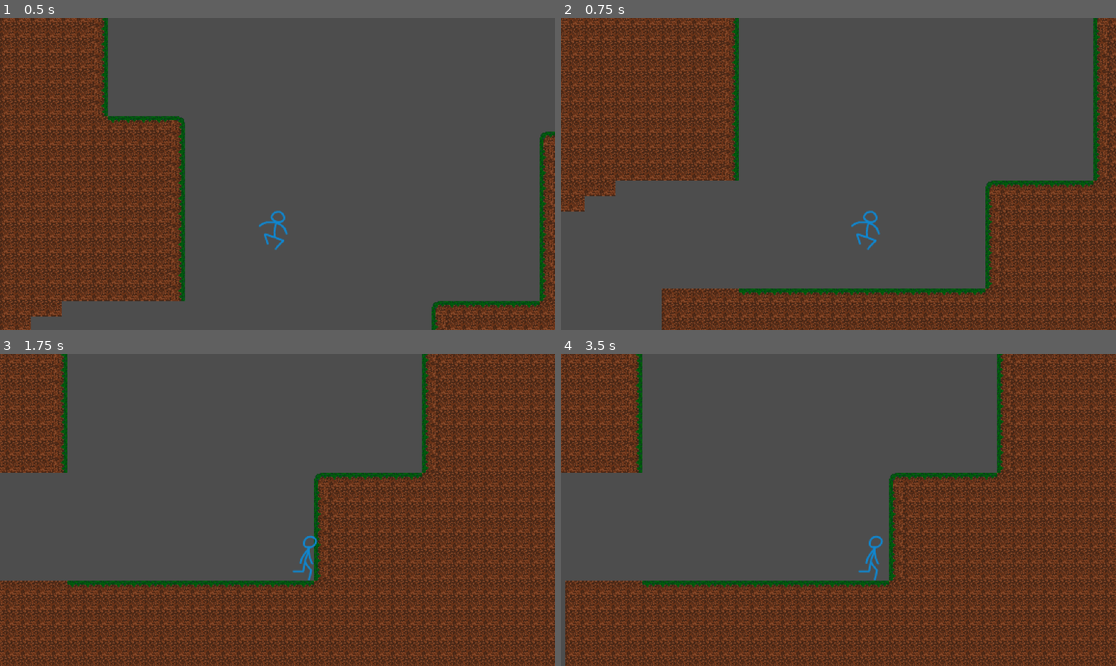
Above: before the commit, frames 1-4 (two rows, left to right).
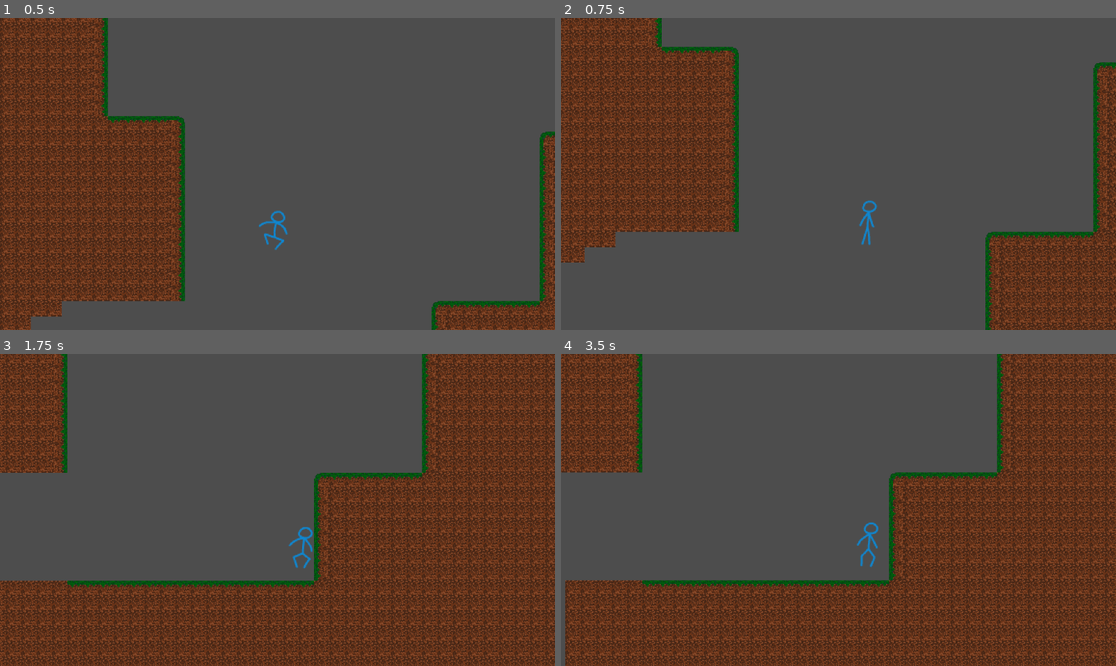
Above: after the commit, the same moments.

Repository: Chaotic-Legend/Silksong-Movement-Tutorial
Game: Godot game, scene res://assets/scenes/levels/pixel_level.tscn
Same seed, same stepped clock (60 frames per second), same inputs: the game is played once before the commit and once after it.
Inputs:
- Up to frame 1 (0.5 s): no input
- Up to frame 2 (0.75 s): hold D (move_right) from 0.53 s (still down); tap Space (jump) at 0.6 s
- Up to frame 3 (1.75 s): keep holding D (move_right); tap Space (jump) at 0.77, 1.07, 1.35, 1.52 s
- Up to frame 4 (3.5 s): tap Space (jump) at 1.82, 2.1, 2.85, 3.02, 3.32 s; release D (move_right) at 2.03 s; hold A (move_left) 2.03-2.78 s; hold D (move_right) from 2.78 s (still down)

Frame 1 is identical in both runs. In frame 2, 30% of the frame differs, in the area x 0-100%, y 0-100%; in frame 3, 0.3%; in frame 4, 9.4%.

Commit message:
Updated the script to implement the float state.

Diff:
--- a/assets/prefabs/player/player_controller(pixel).tscn
+++ b/assets/prefabs/player/player_controller(pixel).tscn
@@ -496,3 +496,9 @@
 process_callback = 0
 wait_time = 0.2
 one_shot = true
+
+[node name="FloatCooldown" type="Timer" parent="." unique_id=2010763681]
+unique_name_in_owner = true
+process_callback = 0
+wait_time = 0.1
+one_shot = true
--- a/assets/scripts/player/player_controller(pixel).gd
+++ b/assets/scripts/player/player_controller(pixel).gd
@@ -16,9 +16,12 @@
 const JUMP_VELOCITY := -600.0
 const JUMP_DECELERATION := 1500.0
 const DOUBLE_JUMP_VELOCITY := -450.0
+const FLOAT_GRAVITY := 200.0
+const FLOAT_VELOCITY := 100.0
 
 @onready var animated_sprite: AnimatedSprite2D = %AnimatedSprite
 @onready var coyote_timer: Timer = %CoyoteTimer
+@onready var float_cooldown: Timer = %FloatCooldown
 
 var active_state := STATE.FALL
 var can_double_jump := false
@@ -56,6 +59,13 @@
 			velocity.y = DOUBLE_JUMP_VELOCITY
 			can_double_jump = false
 
+		STATE.FLOAT:
+			if float_cooldown.time_left > 0:
+				active_state = previous_state
+				return
+			animated_sprite.play("float")
+			velocity.y = 0
+
 func process_state(delta: float) -> void:
 	match active_state:
 		STATE.FALL:
@@ -69,6 +79,8 @@
 					switch_state(STATE.JUMP)
 				elif can_double_jump:
 					switch_state(STATE.DOUBLE_JUMP)
+				else:
+					switch_state(STATE.FLOAT)
 
 		STATE.FLOOR:
 			if Input.get_axis("move_left", "move_right"):
@@ -90,6 +102,16 @@
 				velocity.y = 0
 				switch_state(STATE.FALL)
 
+		STATE.FLOAT:
+			velocity.y = move_toward(velocity.y, FLOAT_VELOCITY, FLOAT_GRAVITY * delta)
+			handle_movement()
+
+			if is_on_floor():
+				switch_state(STATE.FLOOR)
+			elif Input.is_action_just_released("jump"):
+				float_cooldown.start()
+				switch_state(STATE.FALL)
+
 func handle_movement() -> void:
 	var input_direction := signf(Input.get_axis("move_left", "move_right"))
 	if input_direction:
